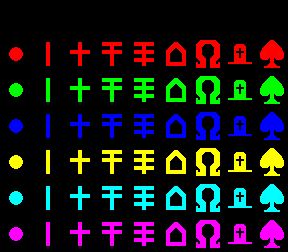
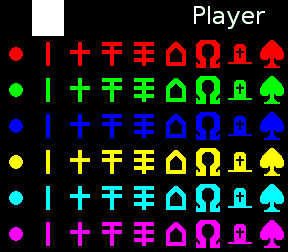
Two versions of the same layered image (288 x 252). Layer-by-layer changes:
painted on "Layer" over (x1=32, y1=0, x2=265, y2=36)
